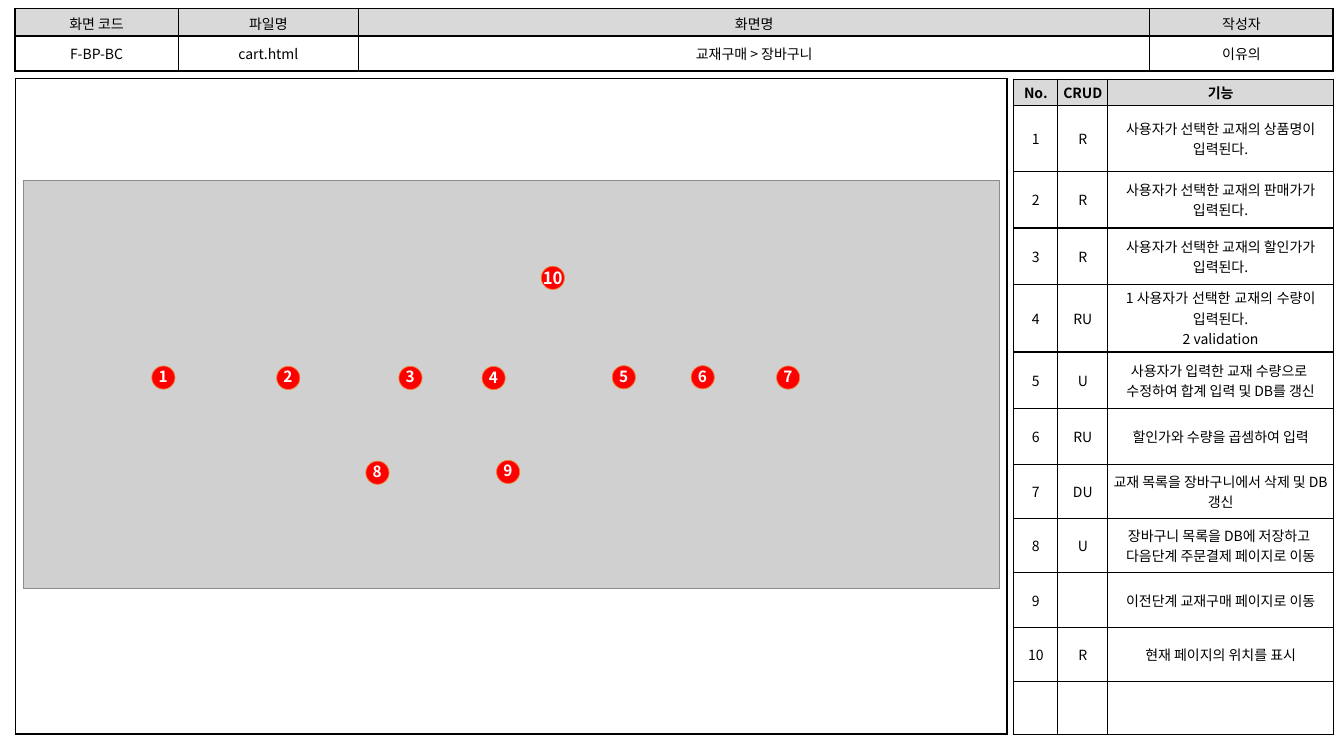
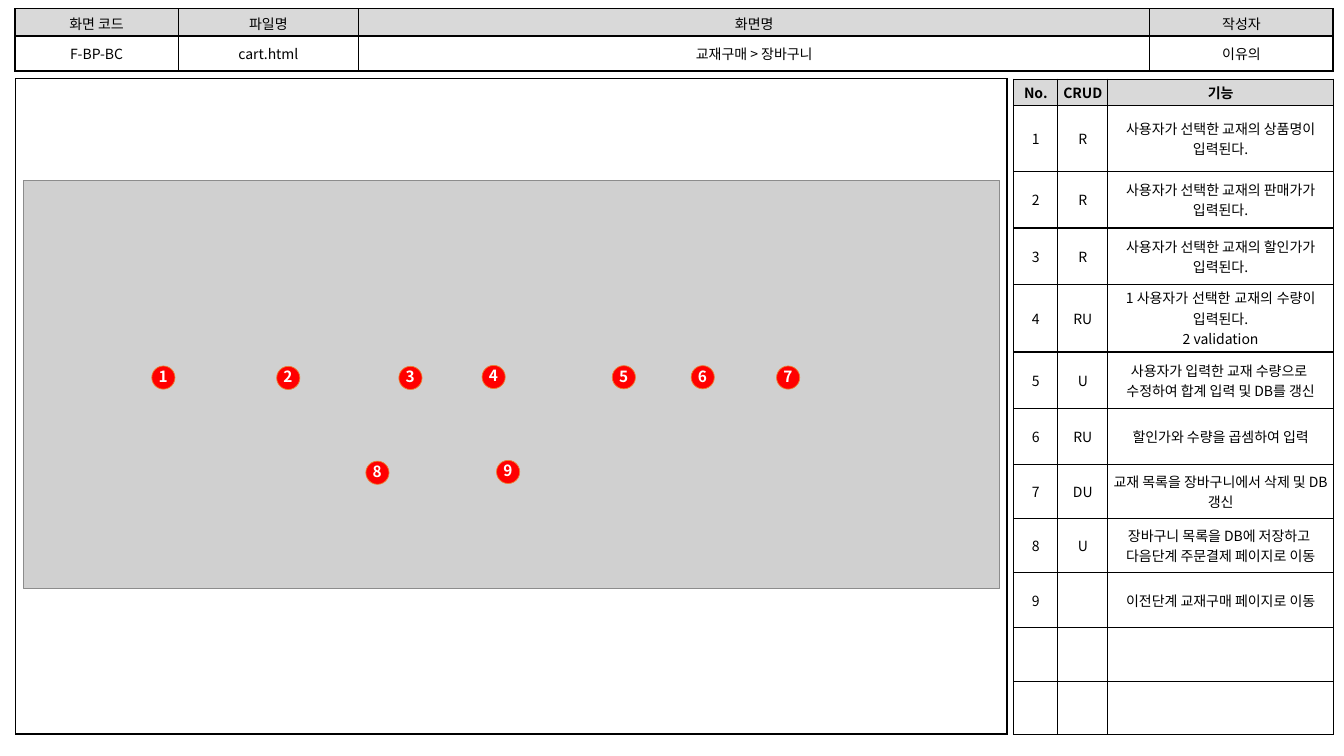
Before and after one commit to index506/cosmo6th_3thGroup, a slide deck: slide 2 of 3rd_Project/Member/Lee/기능,화면,테스트 문서/3th_Project_화면 설계도(이유의).pptx. Drawn at 1344x756 pixels with LibreOffice and Linux fonts; fonts in the diff are those of the drawing; grey boxes stand for pictures. Boxes give left, top, right and bottom in pixels: in the first picture for what was removed or moved away, otherwise in the second. Text is boxed around its words. In the diff, an @@ line names an element or a change of style, - is before the commit and + after.

```diff
--- a/3rd_Project/Member/Lee/기능,화면,테스트 문서/3th_Project_화면 설계도(이유의).pptx
+++ b/3rd_Project/Member/Lee/기능,화면,테스트 문서/3th_Project_화면 설계도(이유의).pptx
@@ table at box(1014, 80, 1335, 735) @@
-row 11: 10 | R | 현재 페이지의 위치를 표시
+row 12:  |  | 
@@ ellipse removed at box(541, 266, 565, 289) @@
@@ text removed at box(543, 267, 563, 289) @@
-10
```
Also in this commit, not shown: 3 other slides changed, 2 slides added, 2 other files.
